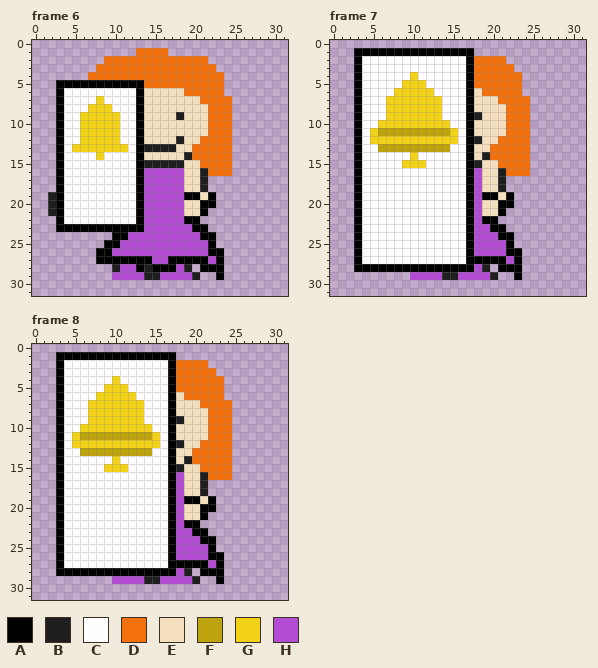
File history of a animated GIF sprite, assets/converted_enemy_6.gif. This is how it looked before the edit.
The file is 32x32 pixels, 11 frames. Colours within 5 levels of each other are drawn and written as one. Shown: frame 6, frame 7, frame 8. The commit also changed other frames, which this record leaves out.
Palette (. is transparent): A #000000  B #1f1f1f  C #fffdfd  D #f3710d  E #f3dfbd  F #bda30e  G #f1d218  H #b24dd3
After the commit:
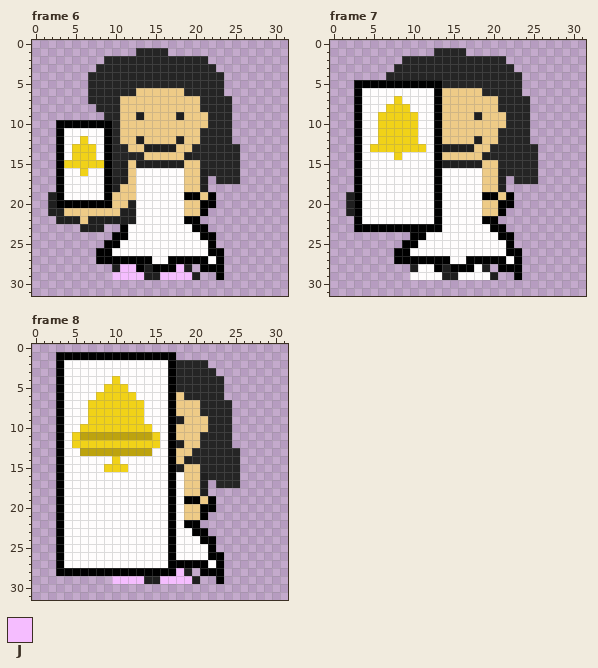
Colours new in this view: J #f5bdff
Change:
colour D: #f3710d -> #252525
colour E: #f3dfbd -> #eecb87
Changed rows in their new state; - is a pixel that keeps its letter.
Frame 6:
first column x 3:
 5 ....DDDDDDD------------
 6 ....DDDDDDE------------
 7 ....DDDDEEE------------
 8 .....DDDEEE-------D----
 9 ......DDEEB------------
10 -AAAAAADEEE------------
11 ---CCCADEEE-------D----
12 ----CCADEEB------------
13 -----CADDEE-----------D
14 --GGGCADDDD-----------D
15 -GGGGGADBEB-----------D
16 ---G--ADBECCCCCC------D
17 ------ABBECCCCCC----DDD
18 ------ABEECCCCCC-------
19 ------AEEECCCCCC-------
20 -AAAAAAEEBCCCCCC-------
21 BEEEEEEEBBCCCCCC-------
22 BBBEBBBBBBCCCCCC-------
23 ...BBB..-CCCCCCCC------
24 ---------CCCCCCCCC-----
25 --------CCCCCCCCCCC----
26 -------CCCCCCCCCCCC----
27 ------------CC-----C---
28 --------JJ-----J-------
29 -------JJJJ--JJJJ------
Frame 7:
first column x 2:
 1 -..........DDDD.--------
 2 -......DDDDDDDDD--------
 3 -.....DDDDDDDDDD--------
 4 -....DDDDDDDDDDD--------
 5 --AAAAAAAAAADDDD--------
 6 ------CCCCCAEEEE--------
 7 -----C-CCCCAEEEE--------
 8 --------CCCAEEEE---D----
 9 ----G----CCAEEEE--------
10 ---------CCAEEEE--------
11 ---CGGGGGCCAEEEE---D----
12 ---C-----CCAEEEE--------
13 ---GGGGGGGCABBBB-------D
14 ------G-C--AEEEE-------D
15 -------CCC-ABBBB-------D
16 -----------A---CC------D
17 -----------A---CC----DDD
18 -----------A---CC-------
19 B----------A---CC-------
20 B----------A---CC-------
21 B----------A---CC-------
22 -----------A---CC-------
23 --AAAAAAAAAA---CCC------
24 -.......AA-----CCCC-----
25 -......AA------CCCCC----
26 -.....AA-------CCCCC----
27 -.....AAAAAAA-------C---
28 -.......BCC-B---C-------
29 --------CCCC--CCCC------
Frame 8:
first column x 10:
 8 -----------D----
11 -----------D----
13 ---------------D
14 ---------------D
15 ---------------D
16 --------C------D
17 --------C----DDD
18 --------C-------
19 --------C-------
20 --------C-------
21 --------C-------
22 --------C-------
23 --------CC------
24 --------CCC-----
25 --------CCCC----
26 --------CCCC----
27 ------------C---
28 --------J-------
29 JJJJ--JJJJ------
Changed places in both pictures, as pixel boxes (x1, y1, x2, y2):
changed: (56, 48, 240, 280)
changed: (346, 48, 538, 280)
changed: (112, 360, 240, 584)
